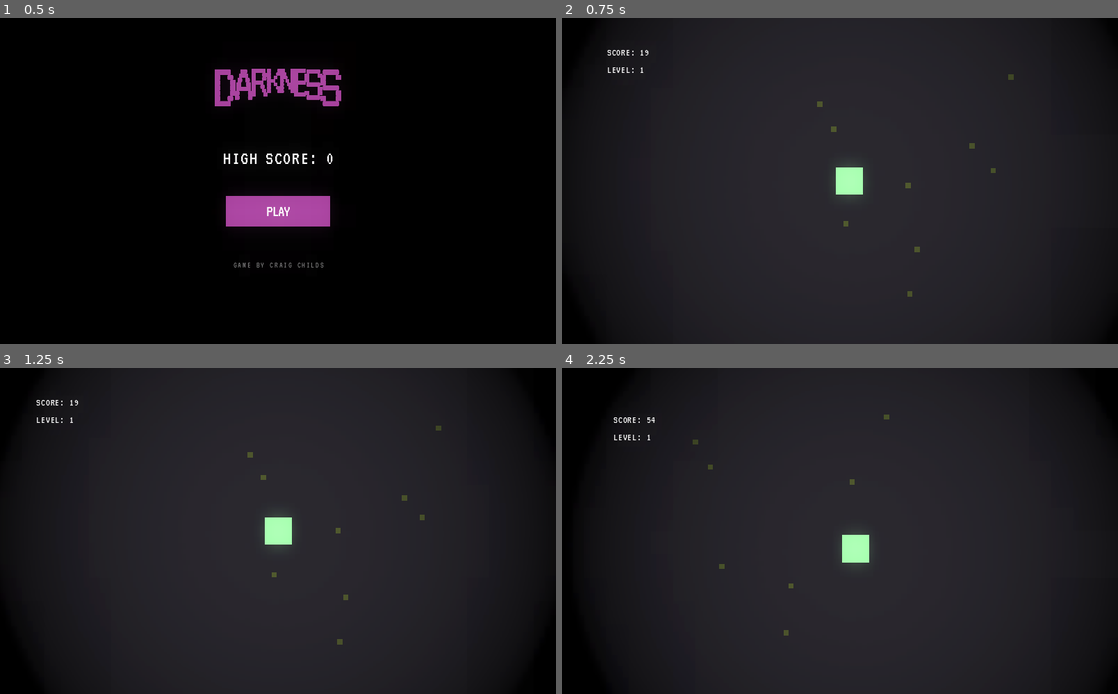
Above: before the commit, frames 1-4 (two rows, left to right).
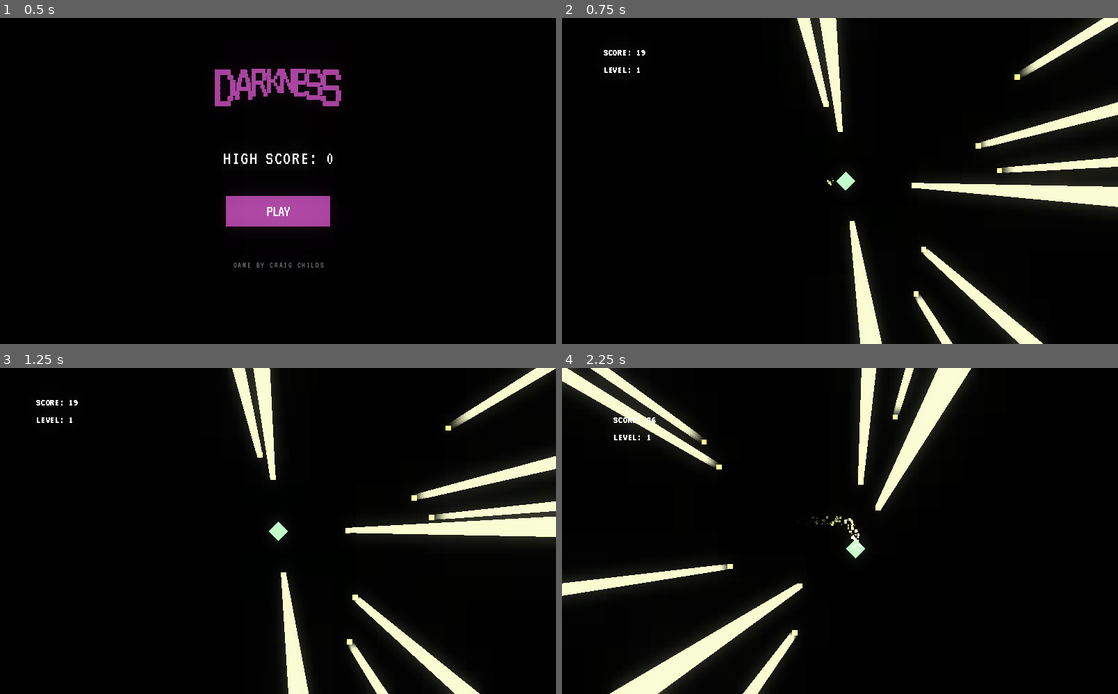
Above: after the commit, the same moments.

Repository: CraigChilds94/darkness
Game: Godot game, scene res://Menu.tscn
The game is run twice, just before and just after one commit, with the same random seed, the same clock (stepped at 60 frames per second) and the same inputs. Sound files missing from this copy of the repository are replaced by a short silence.
Inputs (mouse positions are in pixels of both pictures, inside the frame that each line leads up to):
- Up to frame 1 (0.5 s): no input
- Up to frame 2 (0.75 s): click (840, 210) at 0.5 s
- Up to frame 3 (1.25 s): no input
- Up to frame 4 (2.25 s): tap Enter (ui_accept) at 1.25, 1.52 s; hold Right (ui_right) 1.28-2.03 s; hold Down (ui_down) from 2.03 s (still down)

Frame 1 is identical in both runs. In frame 2, 80% of the frame differs, in the area x 5-100%, y 0-100%; in frame 3, 77%; in frame 4, 77%.

Commit message:
Update aesthetics and tweak some numbers

Diff:
--- a/Level.tscn
+++ b/Level.tscn
@@ -1,6 +1,6 @@
-[gd_scene load_steps=21 format=2]
-
-[ext_resource path="res://sprites/background.png" type="Texture" id=1]
+[gd_scene load_steps=25 format=2]
+
+[ext_resource path="res://sprites/black_bg.png" type="Texture" id=1]
 [ext_resource path="res://scripts/Level.gd" type="Script" id=2]
 [ext_resource path="res://scripts/PlayerController.gd" type="Script" id=3]
 [ext_resource path="res://sprites/light.png" type="Texture" id=4]
@@ -12,32 +12,39 @@
 [ext_resource path="res://scripts/Light.gd" type="Script" id=10]
 [ext_resource path="res://audio/new_level.wav" type="AudioStream" id=11]
 
-[sub_resource type="CanvasItemMaterial" id=1]
-light_mode = 2
-
-[sub_resource type="DynamicFont" id=2]
+[sub_resource type="Gradient" id=1]
+
+[sub_resource type="GradientTexture" id=2]
+gradient = SubResource( 1 )
+
+[sub_resource type="CanvasItemMaterial" id=3]
+
+[sub_resource type="CanvasItemMaterial" id=4]
+blend_mode = 1
+
+[sub_resource type="CanvasItemMaterial" id=5]
+
+[sub_resource type="Gradient" id=14]
+colors = PoolColorArray( 0.90335, 0.964473, 0.613397, 1, 0, 0, 0, 1 )
+
+[sub_resource type="CircleShape2D" id=13]
+radius = 58.7719
+
+[sub_resource type="DynamicFont" id=7]
 size = 20
 extra_spacing_char = 1
 font_data = ExtResource( 7 )
 
-[sub_resource type="CanvasItemMaterial" id=3]
-blend_mode = 1
-
-[sub_resource type="CanvasItemMaterial" id=4]
-blend_mode = 1
-light_mode = 1
-
-[sub_resource type="RectangleShape2D" id=5]
-extents = Vector2( 87.1723, 89.6855 )
-
-[sub_resource type="CanvasItemMaterial" id=6]
+[sub_resource type="OccluderPolygon2D" id=8]
+polygon = PoolVector2Array( -2.05943, -1.41039, -2.05943, -1.35395, -2.02347, -1.35395, -2.02347, -1.40391 )
+
+[sub_resource type="CanvasItemMaterial" id=9]
 render_priority = 2
-blend_mode = 1
-
-[sub_resource type="RectangleShape2D" id=7]
+
+[sub_resource type="RectangleShape2D" id=10]
 extents = Vector2( 48.5305, 51.8467 )
 
-[sub_resource type="Environment" id=8]
+[sub_resource type="Environment" id=11]
 background_mode = 4
 background_energy = 7.74
 background_canvas_max_layer = 1
@@ -59,22 +66,34 @@
 glow_hdr_scale = 0.33
 glow_bicubic_upscale = true
 
-[sub_resource type="CanvasItemMaterial" id=9]
+[sub_resource type="CanvasItemMaterial" id=12]
 
 [node name="Level" type="Node2D"]
 script = ExtResource( 2 )
 padding = 60
 
+[node name="Light2D" type="Light2D" parent="."]
+light_mask = 2
+position = Vector2( 587.203, 265.108 )
+scale = Vector2( 1.27949, 1981.9 )
+texture = SubResource( 2 )
+energy = 4.22
+range_item_cull_mask = 2
+shadow_item_cull_mask = 2
+
 [node name="TimeElapsedTimer" type="Timer" parent="."]
 wait_time = 0.5
 autostart = true
 
+[node name="CanvasModulate" type="CanvasModulate" parent="."]
+position = Vector2( 3.05176e-05, 3.05176e-05 )
+color = Color( 0.00392157, 0.00392157, 0.00392157, 1 )
+
 [node name="Background" type="Sprite" parent="."]
-light_mask = 2
-material = SubResource( 1 )
-position = Vector2( 511.146, 299.22 )
-scale = Vector2( 255.388, 160.127 )
-z_index = -1
+material = SubResource( 3 )
+position = Vector2( 511.146, 298.194 )
+scale = Vector2( 448.813, 281.404 )
+z_index = -2
 texture = ExtResource( 1 )
 
 [node name="Player" type="KinematicBody2D" parent="."]
@@ -84,13 +103,82 @@
 max_speed = 300
 friction = 50
 
-[node name="Score" type="Label" parent="Player"]
+[node name="Camera2D" type="Camera2D" parent="Player"]
+position = Vector2( 0.291199, -1.02597 )
+current = true
+smoothing_enabled = true
+__meta__ = {
+"_edit_lock_": true
+}
+
+[node name="Light2D" type="Light2D" parent="Player/Camera2D"]
+modulate = Color( 0.0705882, 0.0588235, 0.0588235, 1 )
+self_modulate = Color( 0.0313726, 0.0235294, 0.0235294, 1 )
+light_mask = 2
+material = SubResource( 4 )
+position = Vector2( -0.291199, 1.02597 )
+scale = Vector2( 10.6513, -10.6015 )
+texture = ExtResource( 6 )
+energy = 2.0
+shadow_enabled = true
+shadow_color = Color( 0.972549, 0.988235, 0.796078, 1 )
+shadow_buffer_size = 512
+shadow_gradient_length = 10.0
+shadow_filter_smooth = 10.0
+__meta__ = {
+"_edit_lock_": true
+}
+
+[node name="Sprite" type="Sprite" parent="Player"]
+material = SubResource( 5 )
+position = Vector2( 0, -0.530334 )
+rotation = 0.785398
+scale = Vector2( 0.25, 0.25 )
+texture = ExtResource( 5 )
+
+[node name="Tail" type="CPUParticles2D" parent="Player/Sprite"]
+amount = 100
+lifetime = 0.25
+speed_scale = 0.5
+randomness = 1.0
+lifetime_randomness = 0.25
+local_coords = false
+emission_shape = 1
+emission_sphere_radius = 30.0
+direction = Vector2( 0, 0 )
+spread = 10.0
+gravity = Vector2( 0, 0 )
+initial_velocity = 1.0
+initial_velocity_random = 1.0
+angular_velocity = 1.0
+angular_velocity_random = 1.0
+orbit_velocity_random = 1.0
+linear_accel = 1.0
+linear_accel_random = 1.0
+angle = 2.0
+angle_random = 1.0
+scale_amount = 5.0
+scale_amount_random = 1.0
+color_ramp = SubResource( 14 )
+
+[node name="CollisionShape2D" type="CollisionShape2D" parent="Player"]
+position = Vector2( 0, -0.530334 )
+scale = Vector2( 0.5, 0.5 )
+shape = SubResource( 13 )
+
+[node name="UI" type="Node2D" parent="Player"]
+self_modulate = Color( 0.121569, 0.113725, 0.113725, 1 )
+light_mask = 2
+z_index = -1
+
+[node name="Score" type="Label" parent="Player/UI"]
+light_mask = 2
 margin_left = -445.669
 margin_top = -246.775
 margin_right = -374.669
 margin_bottom = -226.775
 rect_pivot_offset = Vector2( 137.351, -67.2713 )
-custom_fonts/font = SubResource( 2 )
+custom_fonts/font = SubResource( 7 )
 custom_colors/font_color = Color( 1, 1, 1, 1 )
 text = "Score: 0"
 uppercase = true
@@ -98,13 +186,14 @@
 "_edit_use_anchors_": false
 }
 
-[node name="CurrentLevel" type="Label" parent="Player"]
+[node name="CurrentLevel" type="Label" parent="Player/UI"]
+light_mask = 2
 margin_left = -445.669
 margin_top = -214.929
 margin_right = -374.669
 margin_bottom = -194.929
 rect_pivot_offset = Vector2( 137.351, -67.2713 )
-custom_fonts/font = SubResource( 2 )
+custom_fonts/font = SubResource( 7 )
 custom_colors/font_color = Color( 1, 1, 1, 1 )
 text = "Level: 0"
 uppercase = true
@@ -112,70 +201,37 @@
 "_edit_use_anchors_": false
 }
 
-[node name="Camera2D" type="Camera2D" parent="Player"]
-position = Vector2( 0.291199, -1.02597 )
-current = true
-smoothing_enabled = true
-__meta__ = {
-"_edit_lock_": true
-}
-
-[node name="Light2D" type="Light2D" parent="Player/Camera2D"]
-modulate = Color( 0.0705882, 0.0588235, 0.0588235, 1 )
-self_modulate = Color( 0.0313726, 0.0235294, 0.0235294, 1 )
-light_mask = 2
-material = SubResource( 3 )
-position = Vector2( -0.291199, 1.02597 )
-scale = Vector2( 10.6513, -10.6015 )
-texture = ExtResource( 6 )
-color = Color( 0.427451, 0.454902, 0.403922, 1 )
-mode = 3
-range_item_cull_mask = 2
-shadow_color = Color( 0.0941176, 0.0901961, 0.0901961, 1 )
-shadow_gradient_length = 5.0
-shadow_item_cull_mask = 2
-__meta__ = {
-"_edit_lock_": true
-}
-
-[node name="Sprite" type="Sprite" parent="Player"]
-light_mask = 2
-material = SubResource( 4 )
-position = Vector2( 0, -0.530334 )
-scale = Vector2( 0.5, 0.5 )
-texture = ExtResource( 5 )
-
-[node name="CollisionShape2D" type="CollisionShape2D" parent="Player"]
-position = Vector2( 0, -0.530334 )
-scale = Vector2( 0.5, 0.5 )
-shape = SubResource( 5 )
-
-[node name="Light" type="StaticBody2D" parent="."]
-visible = false
-position = Vector2( -10, -10 )
+[node name="LightOrb" type="StaticBody2D" parent="."]
+visible = false
+position = Vector2( 30, -53 )
 scale = Vector2( 0.965251, 0.965251 )
 script = ExtResource( 10 )
 
-[node name="Sprite" type="Sprite" parent="Light"]
-light_mask = 2
-material = SubResource( 6 )
+[node name="LightOccluder2D" type="LightOccluder2D" parent="LightOrb"]
+position = Vector2( 539.907, 229.184 )
+scale = Vector2( 264.582, 165.892 )
+occluder = SubResource( 8 )
+
+[node name="Sprite" type="Sprite" parent="LightOrb"]
+material = SubResource( 9 )
 use_parent_material = true
 scale = Vector2( 0.1, 0.1 )
 texture = ExtResource( 4 )
 
-[node name="CollisionShape2D" type="CollisionShape2D" parent="Light"]
+[node name="CollisionShape2D" type="CollisionShape2D" parent="LightOrb"]
+light_mask = 2
 scale = Vector2( 0.2, 0.2 )
-shape = SubResource( 7 )
+shape = SubResource( 10 )
 
 [node name="WorldEnvironment" type="WorldEnvironment" parent="."]
-environment = SubResource( 8 )
+environment = SubResource( 11 )
 
 [node name="Wall_Left" type="Node" parent="."]
 
 [node name="Sprite" type="Sprite" parent="Wall_Left"]
 visible = false
 light_mask = 2
-material = SubResource( 9 )
+material = SubResource( 12 )
 position = Vector2( -25, 298.194 )
 scale = Vector2( 0.5, 6.92513 )
 z_index = 1
@@ -186,7 +242,7 @@
 [node name="Sprite" type="Sprite" parent="Wall_Right"]
 visible = false
 light_mask = 2
-material = SubResource( 9 )
+material = SubResource( 12 )
 position = Vector2( 1047.72, 298.194 )
 scale = Vector2( 0.5, 6.92513 )
 texture = ExtResource( 4 )
@@ -196,7 +252,7 @@
 [node name="Sprite" type="Sprite" parent="Wall_Top"]
 visible = false
 light_mask = 2
-material = SubResource( 9 )
+material = SubResource( 12 )
 position = Vector2( 511.085, -24.1097 )
 scale = Vector2( 10.2328, 0.479048 )
 texture = ExtResource( 4 )
@@ -206,7 +262,7 @@
 [node name="Sprite" type="Sprite" parent="Wall_Bottom"]
 visible = false
 light_mask = 2
-material = SubResource( 9 )
+material = SubResource( 12 )
 position = Vector2( 515.83, 620.769 )
 scale = Vector2( 10.3723, 0.473638 )
 texture = ExtResource( 4 )
--- a/scripts/Level.gd
+++ b/scripts/Level.gd
@@ -10,11 +10,11 @@
 var player_light : Light2D
 var base_texture_scale : float
 var new_texture_scale : float
-var game_over_threshold : float = 0.1
+var game_over_threshold : float = 0
 
 export var game_over_scene = "res://GameOver.tscn"
 export var time_points_bonus = 10
-export var visibility_increase = 5
+export var visibility_increase = 7.5
 export var darkness_rate = 10
 export var number_of_lights = 10
 export var screen_size = Vector2()
@@ -32,9 +32,9 @@
 	light_audio = get_node("LightCollectedAudio")
 	player = get_node("Player")
 	player_light = player.get_node("Camera2D/Light2D")
-	score_label = player.get_node("Score")
+	score_label = $Player/UI/Score
 	score_label.set_text("Score: " + str(Game.get_current_points()))
-	level_label = player.get_node("CurrentLevel")
+	level_label = $Player/UI/CurrentLevel
 	level_label.set_text("Level: " + str(Game.get_current_level()))
 
 	base_texture_scale = player_light.texture_scale
@@ -79,8 +79,7 @@
 	return Vector2(rand_range(padding, screen_size.x - padding), rand_range(padding, screen_size.y - padding))
 
 func _spawn_light():
-	var Light = get_node("Light")
-	var light = Light.duplicate()
+	var light = $LightOrb.duplicate()
 	light.show()
 	light.position = _get_random_position()
 	add_child(light)
--- a/scripts/PlayerController.gd
+++ b/scripts/PlayerController.gd
@@ -18,8 +18,10 @@
 	if input_vector != Vector2.ZERO:
 		velocity += input_vector * acceleration * delta
 		velocity = velocity.clamped(max_speed * delta)
+		$Sprite/Tail.emitting = true
 	else:
 		velocity = velocity.move_toward(Vector2.ZERO, friction * delta)
+		$Sprite/Tail.emitting = false
 
 	var collision = move_and_collide(velocity)
 
@@ -33,8 +35,3 @@
 		light.hide()
 		light.free()
 		emit_signal("hit")
-
-#func _on_Light_body_entered(area):
-#	if area.is_visible():
-#		area.hide()
-#		emit_signal("hit")
Not shown, changed: export_presets.cfg
Binary file added: sprites/black_bg.png
Not shown, added: sprites/black_bg.png.import
Binary file added: sprites/particle.png
Not shown, added: sprites/particle.png.import
